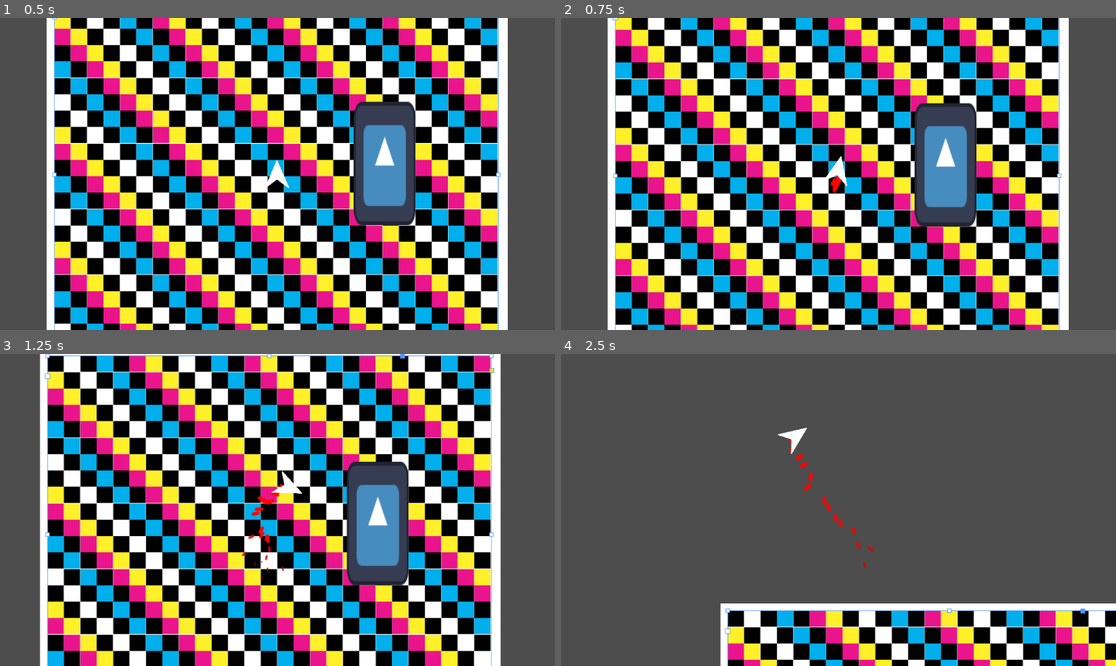
Above: before the commit, frames 1-4 (two rows, left to right).
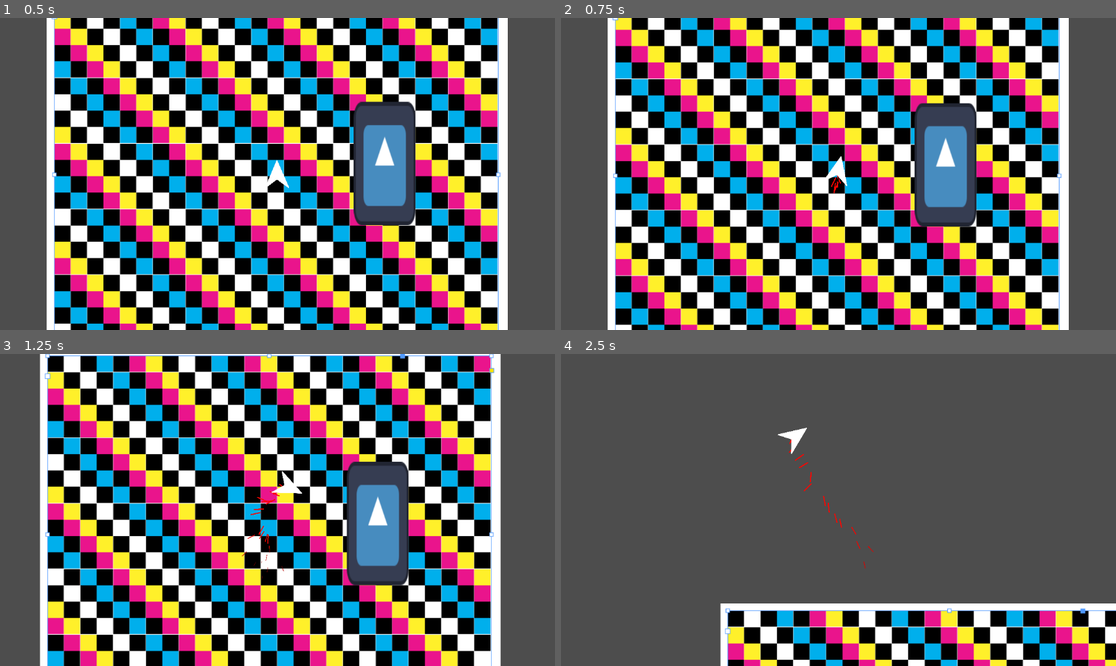
Above: after the commit, the same moments.

Repository: ParadoxArcher/Angle_Advantage
Game: Godot game, scene res://Scenes/GameScene.tscn
Same seed, same stepped clock (60 frames per second), same inputs: the game is played once before the commit and once after it. The engine's default icon, where the game draws it, is replaced by a stand-in: a white triangle on a blue panel in a dark square.
Inputs:
- Up to frame 1 (0.5 s): no input
- Up to frame 2 (0.75 s): tap Enter at 0.5 s; hold D (RotateRight) from 0.53 s (still down); hold W (Boost) from 0.53 s (still down)
- Up to frame 3 (1.25 s): keep holding D (RotateRight); keep holding W (Boost)
- Up to frame 4 (2.5 s): release D (RotateRight) at 1.28 s; release W (Boost) at 1.28 s; hold S (Back) 1.28-2.03 s; tap Space (Dodge) at 1.35 s; hold D (RotateRight) from 2.03 s (still down); hold W (Boost) from 2.03 s (still down)

Frame 1 is identical in both runs. In frame 2, less than 0.1% of the frame differs, in the area x 48-51%, y 50-57%; in frame 3, 0.2%, in the area x 43-52%, y 41-73%; in frame 4, 0.2%.

Commit message:
vault backup: 2025-01-18 07:20:43

Diff:
--- a/zProject Files/Godot/Scenes/Player.tscn
+++ b/zProject Files/Godot/Scenes/Player.tscn
@@ -56,6 +56,7 @@
 emitting = false
 amount = 30
 one_shot = true
+draw_order = 1
 texture = ExtResource("6_q13sk")
 emission_shape = 1
 emission_sphere_radius = 10.0
Binary file changed: zProject Files/Godot/Assets/Boost Particle.png
Not shown, changed: .obsidian/workspace.json
Not shown, added: zProject Files/Godot/Assets/Boost Particle.png~
Not shown, changed: zProject Files/Krita/Boost Particle.kra
Not shown, added: zProject Files/Krita/Boost Particle.kra~
